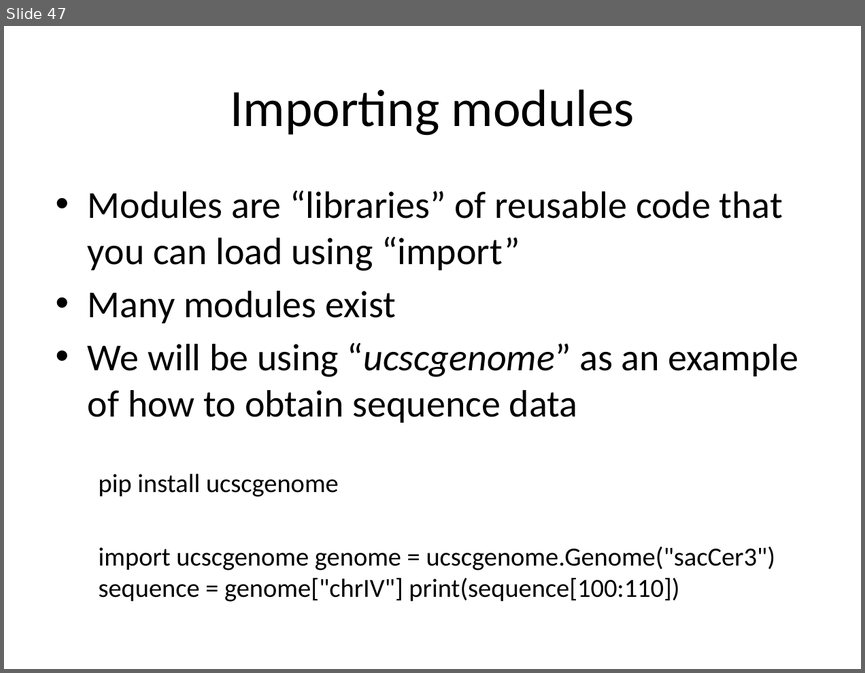
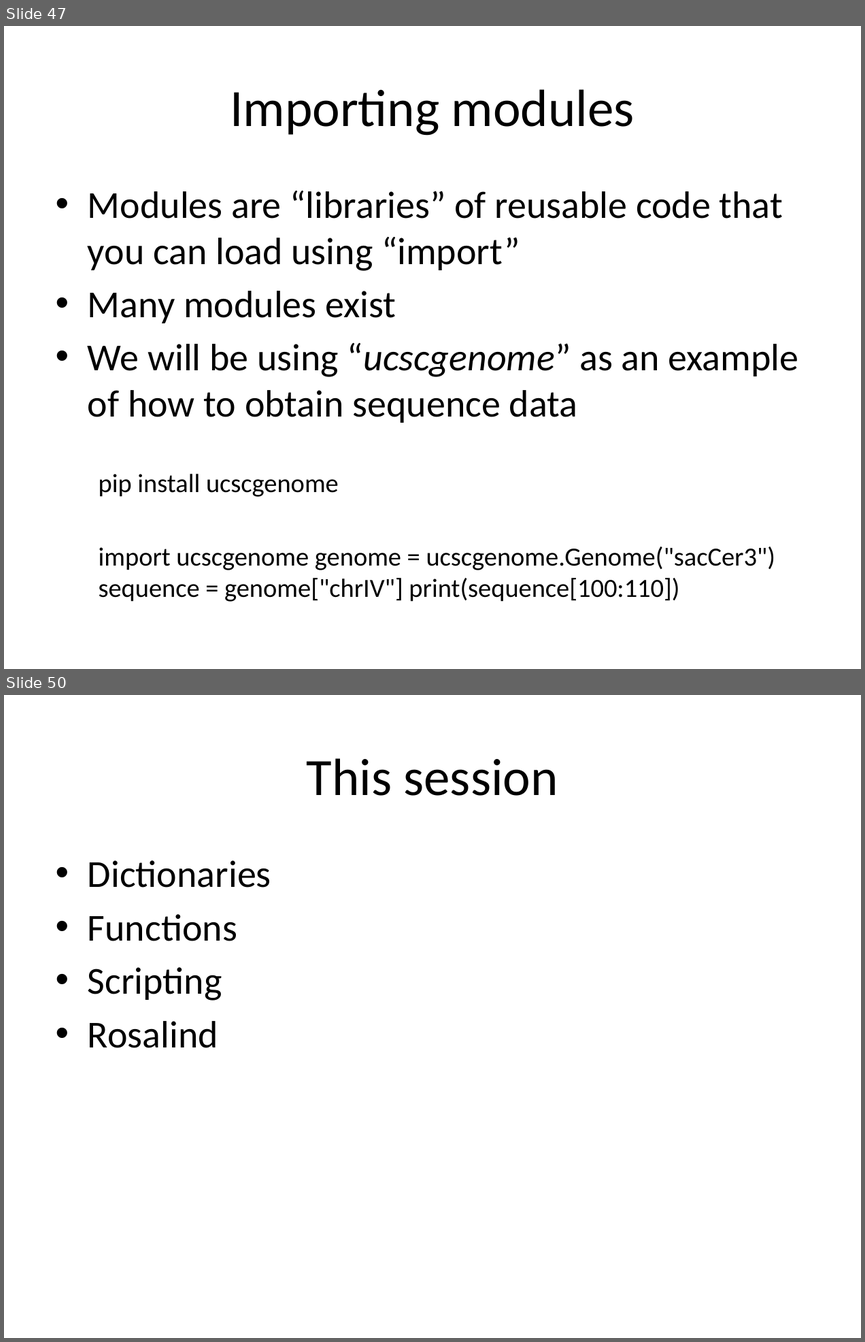
Before and after one commit to GSBS-Bootstrappers/bootstrappers-courses, a slide deck: python1/Python_I/Python I.pptx. Shown one above the other, each under a label of ours: slide 47 before the commit, slides 47 and 50 after it; the slides between them are not shown. The pictures are 865x673 and 865x1342 pixels, drawn with LibreOffice and Linux fonts; fonts in the diff are those of the drawing. Boxes give left, top, right and bottom in pixels: in the first picture for what was removed or moved away, otherwise in the second. Text is boxed around its words. In the diff, an @@ line names an element or a change of style, - is before the commit and + after.

Commit message:
done session 4

```diff
--- a/python1/Python_I/Python I.pptx
+++ b/python1/Python_I/Python I.pptx
@@ slide 50 added at (x1=4, y1=695, x2=861, y2=1338), background #FFFFFF @@
@@ title added at (x1=307, y1=758, x2=558, y2=796), 44 pt, text #000000 @@
+This session
@@ text added at (x1=88, y1=860, x2=271, y2=1048), 32 pt, text #000000 @@
+• Dictionaries
+• Functions
+• Scripting
+• Rosalind
```
Also in this commit, not shown: 7 other slides added, 1 slide removed, 1 other file.
